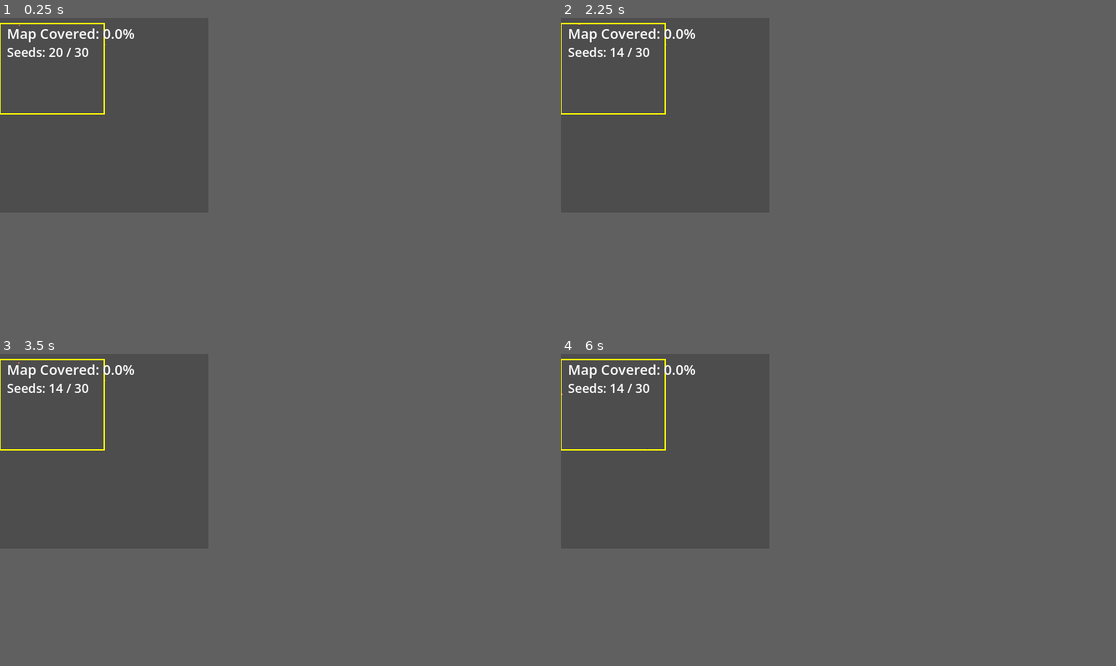
Above: before the commit, frames 1-4 (two rows, left to right).
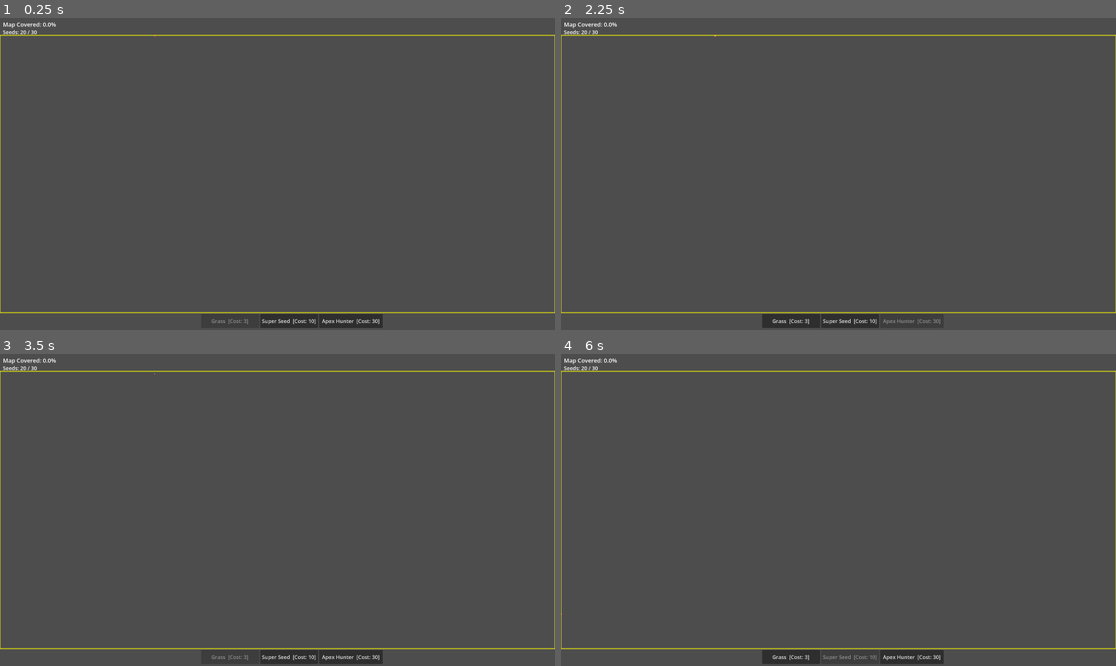
Above: after the commit, the same moments.

Repository: mamo1016/ecosystem-game
Game: Godot game, scene res://world.tscn
The game is run twice, just before and just after one commit, with the same random seed, the same clock (stepped at 60 frames per second) and the same inputs.
Inputs (mouse positions are in pixels of both pictures, inside the frame that each line leads up to):
- Up to frame 1 (0.25 s): no input
- Up to frame 2 (2.25 s): click (672, 208) at 0.5 s, where only the run after the commit has a clickable "Super Seed [Cost: 10]"; click (649, 208) at 1.25 s, where only the run after the commit has a clickable "Grass [Cost: 3]"; click (694, 208) at 2 s, where only the run after the commit has a clickable "Apex Hunter [Cost: 30]"
- Up to frame 3 (3.5 s): click (88, 544) at 2.75 s, where only the run after the commit has a clickable "Grass [Cost: 3]"
- Up to frame 4 (6 s): click (672, 544) at 3.5 s, where only the run after the commit has a clickable "Super Seed [Cost: 10]"; click (694, 544) at 4.25 s, where only the run after the commit has a clickable "Apex Hunter [Cost: 30]"; click (649, 544) at 5 s, where only the run after the commit has a clickable "Grass [Cost: 3]"; click (672, 544) at 5.75 s, where only the run after the commit has a clickable "Super Seed [Cost: 10]"
The window is 300x280 before the commit and 799x449 after it. Grey fills any space a smaller window leaves; there, only what the larger window draws over its background counts as a difference.

The runs differ from the first frame. In frame 1, 2.8% of the frame differs, in the area x 0-100%, y 1-100%; in frame 2, 2.8%; in frame 3, 2.8%; in frame 4, 2.8%.

Commit message:
Enable fullscreen mode, dynamic map sizing from screen resolution

Diff:
--- a/project.godot
+++ b/project.godot
@@ -17,8 +17,9 @@
 
 [display]
 
-window/size/viewport_width=300
-window/size/viewport_height=280
+window/size/viewport_width=1920
+window/size/viewport_height=1080
+window/size/mode=3
 
 [physics]
 
--- a/world.gd
+++ b/world.gd
@@ -21,10 +21,10 @@
 const COLOR_MATURE   = Color(0.04, 0.50, 0.12)
 
 # --- MAP ---
-const MAP_WIDTH  = 150
-const MAP_HEIGHT = 130
-const TILE_SIZE  = 1
-const MAP_OFFSET = Vector2(0, 8)
+var MAP_WIDTH  = 300
+var MAP_HEIGHT = 200
+const TILE_SIZE  = 2
+const MAP_OFFSET = Vector2(0, 60)
 
 # --- COSTS ---
 const COST_GRASS      = 3
@@ -70,14 +70,19 @@
 var apex_texture: Texture2D
 
 func _ready() -> void:
+	# Fill the screen: calculate map size from actual window dimensions
+	var screen := DisplayServer.screen_get_size()
+	MAP_WIDTH  = screen.x / TILE_SIZE
+	MAP_HEIGHT = (screen.y - 120) / TILE_SIZE  # leave 120px for UI at top
+
 	var canvas = get_node_or_null("CanvasLayer")
 	if canvas != null:
 		var hbox = canvas.get_node_or_null("HBoxContainer")
 		if hbox != null:
-			hbox.position = Vector2(120, 800)
+			hbox.position = Vector2(screen.x / 2 - 300, screen.y - 55)
 		var btn = canvas.get_node_or_null("RestartButton")
 		if btn != null:
-			btn.position = Vector2(400, 390)
+			btn.position = Vector2(screen.x / 2 - 150, screen.y / 2 - 25)
 	_init_grid()
 	update_button_visuals()
 	update_ui()
